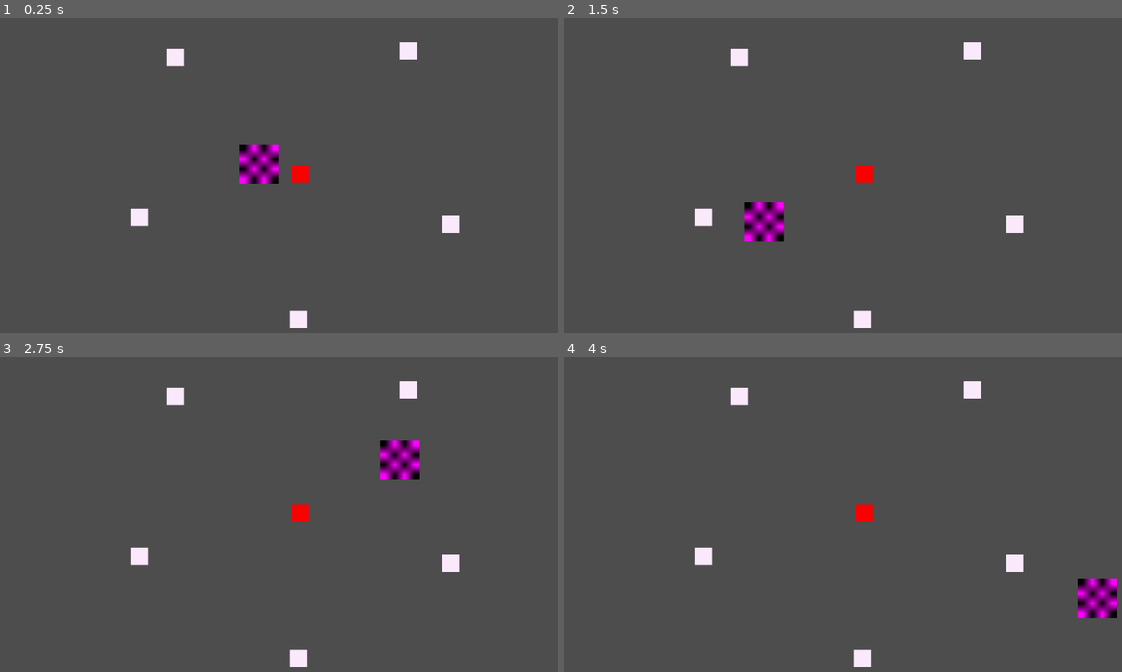
Above: before the commit, frames 1-4 (two rows, left to right).
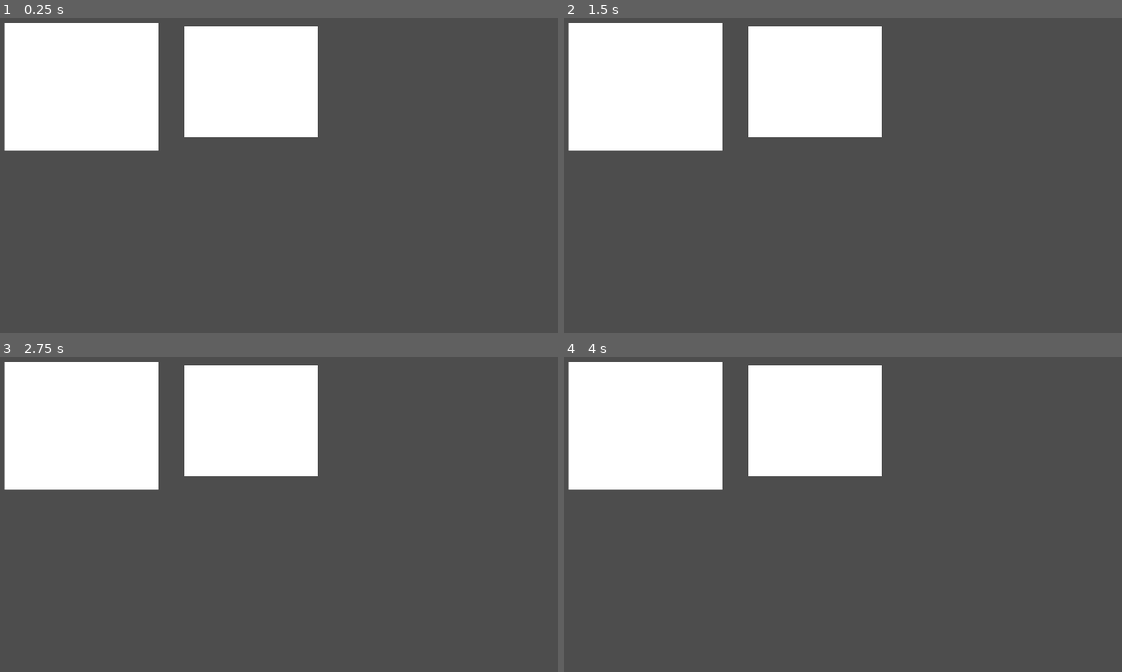
Above: after the commit, the same moments.

Repository: bloshko/weird-brew
Game: Godot game, scene res://main.tscn
The game is run twice, just before and just after one commit, with the same random seed, the same clock (stepped at 60 frames per second) and the same inputs. Before the commit the project starts from res://prototype_mouse_movement.tscn.
Inputs (mouse positions are in pixels of both pictures, inside the frame that each line leads up to):
- Up to frame 1 (0.25 s): no input
- Up to frame 2 (1.5 s): tap Enter at 0.5 s; move the mouse to (1043, 184) at 0.52 s; hold D (move_right) 0.53-1.28 s; tap Space (pick_up) at 0.6, 1.25, 1.35 s; move the mouse to (764, 222) at 1.27 s; hold S (move_down) from 1.28 s (still down)
- Up to frame 3 (2.75 s): tap Enter at 2 s; move the mouse to (401, 460) at 2.02 s; release S (move_down) at 2.03 s; hold D (move_right) from 2.03 s (still down); tap Space (pick_up) at 2.1 s
- Up to frame 4 (4 s): tap Space (pick_up) at 2.75, 2.85, 3.6 s; move the mouse to (865, 618) at 2.77 s; release D (move_right) at 2.78 s; hold W (move_up) 2.78-3.53 s; tap Enter at 3.5 s; move the mouse to (1099, 599) at 3.52 s; hold A (move_left) from 3.53 s (still down)

The runs differ from the first frame. In frame 1, 22% of the frame differs, in the area x 0-83%, y 1-99%; in frame 2, 22%; in frame 3, 22%; in frame 4, 22%.

Commit message:
add assets

Diff:
--- a/project.godot
+++ b/project.godot
@@ -11,9 +11,14 @@
 [application]
 
 config/name="weird-brew"
-run/main_scene="uid://d1n4mrvpoddce"
+run/main_scene="uid://dkm812ayphilu"
 config/features=PackedStringArray("4.5", "GL Compatibility")
 config/icon="res://icon.svg"
+
+[display]
+
+window/size/viewport_width=2304
+window/size/viewport_height=1296
 
 [input]
 
--- a/prototype_left_hand_movements.tscn
+++ b/prototype_left_hand_movements.tscn
@@ -1,26 +1,13 @@
-[gd_scene load_steps=8 format=3 uid="uid://bnf0b8wmr38qb"]
+[gd_scene load_steps=6 format=3 uid="uid://ba0wfdxpewfpl"]
 
-[ext_resource type="Script" uid="uid://dq173kyf355g1" path="res://prototype_left_hand_movements.gd" id="1_f3s46"]
+[ext_resource type="Script" path="res://prototype_left_hand_movements.gd" id="1_f3s46"]
+[ext_resource type="Texture2D" uid="uid://ct3ivf6iwex5j" path="res://assets/hand_left.png" id="2_u4iia"]
+[ext_resource type="Texture2D" uid="uid://bwoomyx3b4nvm" path="res://assets/hand_left_hold.png" id="3_pd4h1"]
 
 [sub_resource type="QuadMesh" id="QuadMesh_ywuup"]
 
-[sub_resource type="Gradient" id="Gradient_f3s46"]
-offsets = PackedFloat32Array(1)
-colors = PackedColorArray(0, 0, 0, 1)
-
-[sub_resource type="GradientTexture1D" id="GradientTexture1D_u4iia"]
-gradient = SubResource("Gradient_f3s46")
-
-[sub_resource type="Gradient" id="Gradient_u4iia"]
-offsets = PackedFloat32Array(0.85333335, 1)
-colors = PackedColorArray(1, 0, 0, 1, 1, 1, 1, 1)
-
-[sub_resource type="GradientTexture2D" id="GradientTexture2D_pd4h1"]
-gradient = SubResource("Gradient_u4iia")
-fill_from = Vector2(0.9766355, 0)
-
 [sub_resource type="CircleShape2D" id="CircleShape2D_f3s46"]
-radius = 50.0
+radius = 93.193344
 
 [node name="PrototypeLeftHandMovements" type="Node2D"]
 script = ExtResource("1_f3s46")
@@ -28,20 +15,23 @@
 [node name="LeftHand" type="Node2D" parent="."]
 
 [node name="OpenHand" type="MeshInstance2D" parent="LeftHand"]
-position = Vector2(345, 318)
-scale = Vector2(100, 100)
+position = Vector2(503.29413, 1092.5706)
+rotation = -1.5707964
+scale = Vector2(1559.1412, -320.58798)
 mesh = SubResource("QuadMesh_ywuup")
-texture = SubResource("GradientTexture1D_u4iia")
+texture = ExtResource("2_u4iia")
 
 [node name="ClosedHand" type="MeshInstance2D" parent="LeftHand"]
 visible = false
-position = Vector2(345, 318)
-scale = Vector2(100, 100)
+position = Vector2(502.2941, 1090.5706)
+rotation = -1.5707964
+scale = Vector2(1559.1412, -320.58817)
 mesh = SubResource("QuadMesh_ywuup")
-texture = SubResource("GradientTexture2D_pd4h1")
+texture = ExtResource("3_pd4h1")
 
 [node name="AreaToPickUpThings" type="Area2D" parent="LeftHand"]
 
 [node name="CollisionShape2D" type="CollisionShape2D" parent="LeftHand/AreaToPickUpThings"]
-position = Vector2(345, 318)
+position = Vector2(516.9643, 501.99997)
+scale = Vector2(1.4982585, 1.4982585)
 shape = SubResource("CircleShape2D_f3s46")
Binary file added: assets/bg1.png
Not shown, added: assets/bg1.png.import
Binary file added: assets/hand_left.png
Not shown, added: assets/hand_left.png.import
Binary file added: assets/hand_left_hold.png
Not shown, added: assets/hand_left_hold.png.import
Binary file added: assets/hand_right.png
Not shown, added: assets/hand_right.png.import
Binary file added: assets/hourglass/glsass0.png
Not shown, added: assets/hourglass/glsass0.png.import
Binary file added: assets/hourglass/glsass1.png
Not shown, added: assets/hourglass/glsass1.png.import
(and 38 more such lines)
